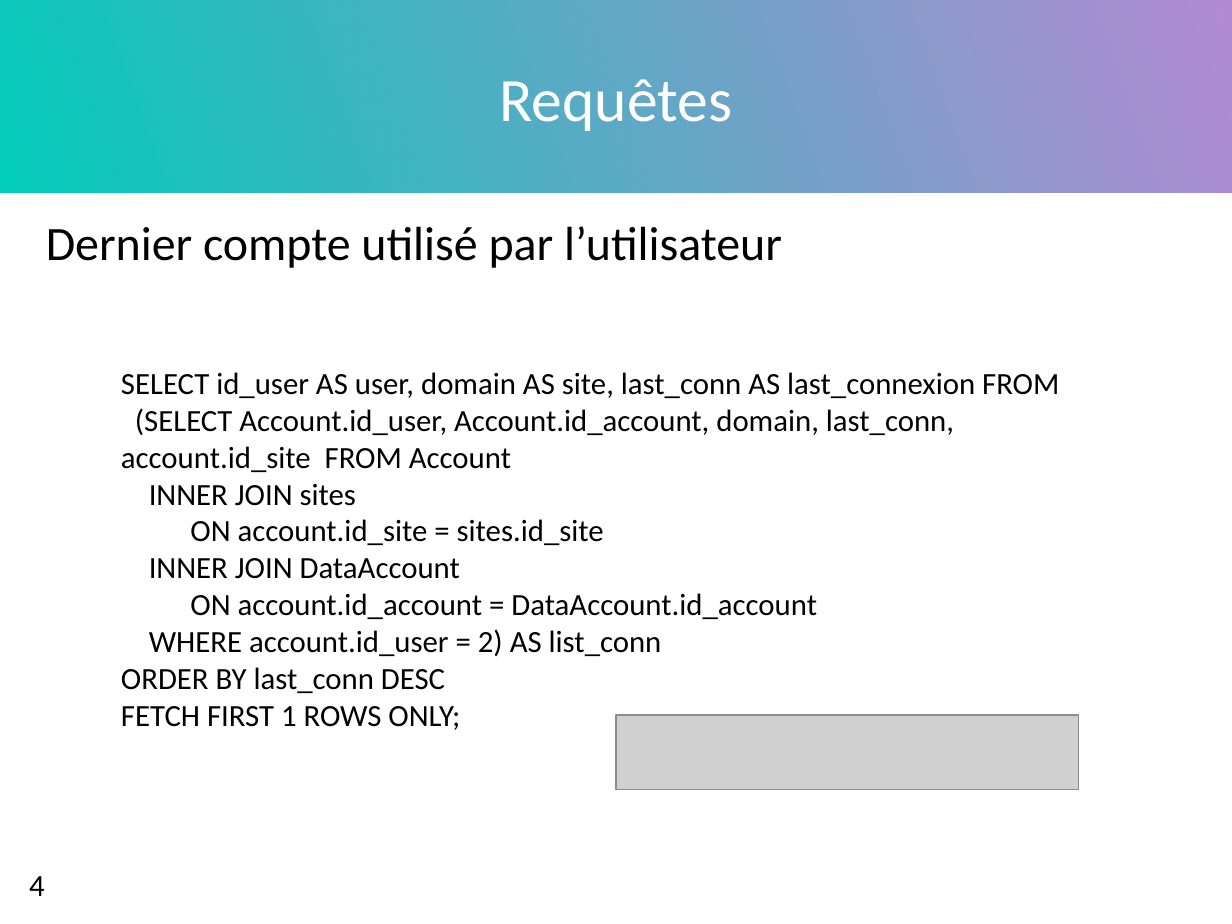
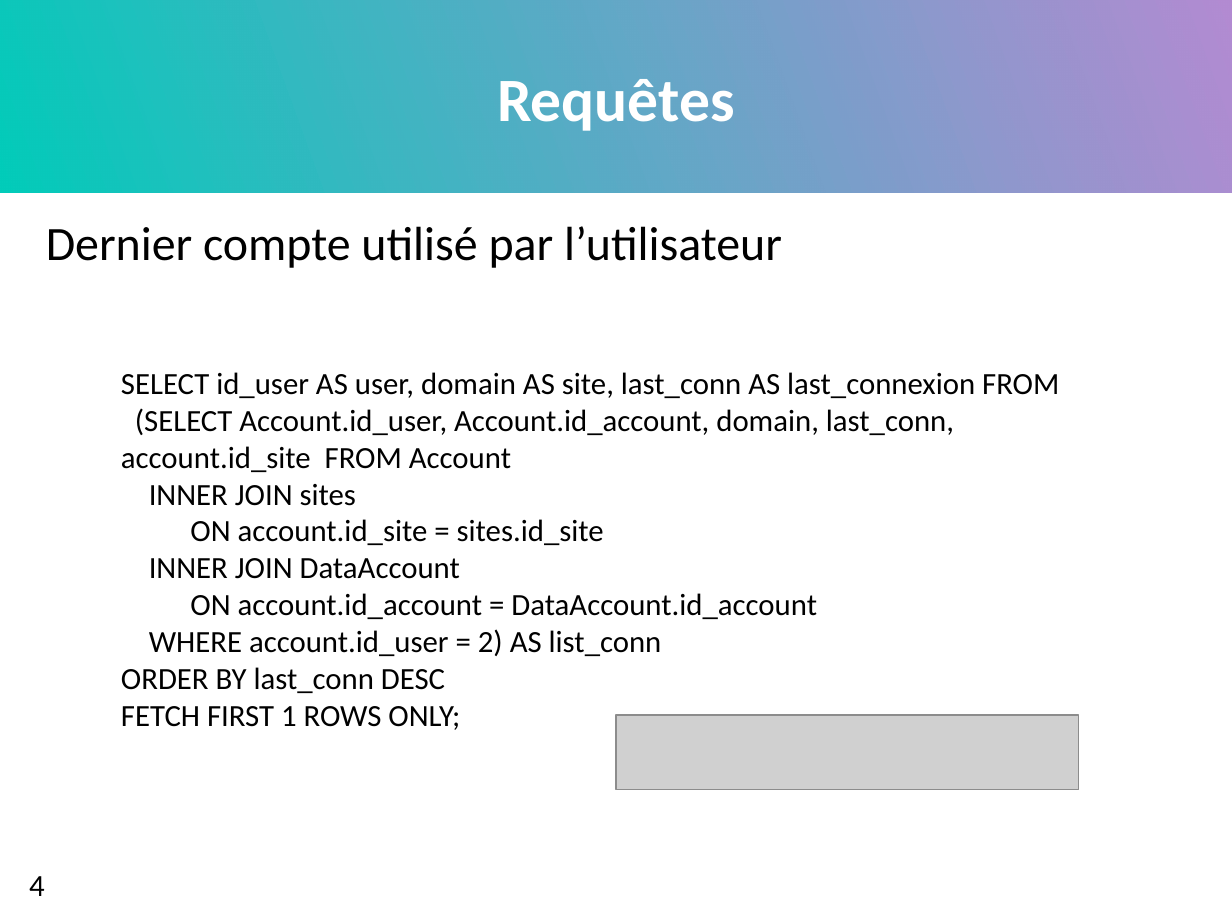
Before and after one commit to MattVil/Face_Key, a slide deck: slide 6 of projet/Projet bdd.pptx. Drawn at 1232x924 pixels with LibreOffice and Linux fonts; fonts in the diff are those of the drawing; grey boxes stand for pictures. Boxes give left, top, right and bottom in pixels: in the first picture for what was removed or moved away, otherwise in the second. Text is boxed around its words. In the diff, an @@ line names an element or a change of style, - is before the commit and + after.

```diff
--- a/projet/Projet bdd.pptx
+++ b/projet/Projet bdd.pptx
@@ title "Requêtes" at box(497, 79, 735, 131): bold on @@
```
Also in this commit, not shown: 7 other slides changed.
